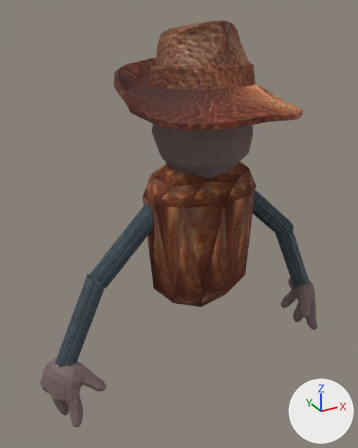
One commit to the OBJ model share/drunken/models/cowboy/cowboy.obj: the scene before it, then after it.
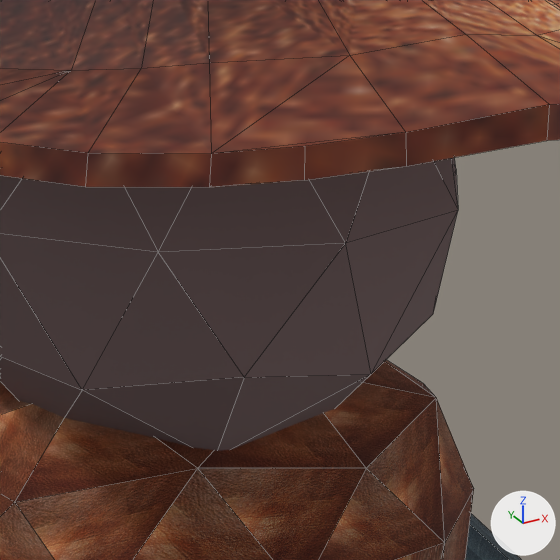
Each version appears first whole from a 50 mm camera at (-2.71, -4.17, 4.88) aimed at (-0.24, 0.31, 2.64), and next in a close-up on the part from 47% to 76% of the width and 21% to 44% of the height. The lights are fixed; the arrows at lower right show +X, +Y and +Z. The close-ups show mesh edges as thin lines. Where no turn or scale is listed for an object, it has been applied to the vertices. Vertices at the same position are counted once.

Objects in the first close-up: 'Body', 'Hat', 'Head', 'LeftUpperArm'.
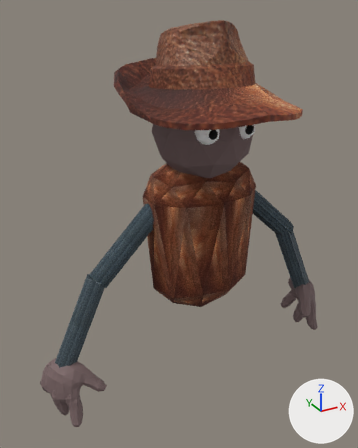
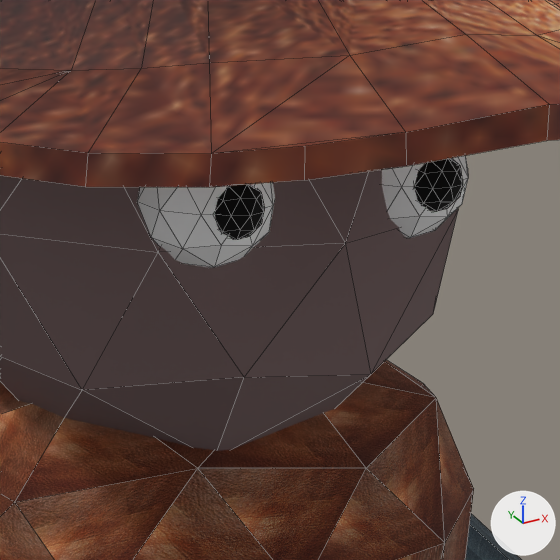
What the commit changed:
Picture 'pupil.png' (img_pupil_png) is new.
Picture 'white.png' (img_white_png) is new.
Material '_pupil.png' (mat_pupil_png) is new.
Its texture is img_pupil_png.
Its roughness is 1.0.
Material '_white.png' (mat_white_png) is new.
Its texture is img_white_png.
Its roughness is 1.0.
me_head is used by ob_head; location (0.0, 0.0, 0.0).
me_head had 42 vertices, 80 faces and spanned x -0.532..0.495, y -0.341..0.739, z 3.172..4.252.
me_head now has 210 vertices, 400 faces and spans x -0.532..0.495, y -0.375..0.739, z 3.172..4.252.
me_head part 1: a new loose piece, an icosphere of 80 faces spanning x 0.127..0.231, y -0.372..-0.262, z 3.738..3.848, in mat_pupil_png (picture img_pupil_png).
me_head part 2: a new loose piece, an icosphere of 80 faces spanning x 0.061..0.294, y -0.35..-0.105, z 3.67..3.916, in mat_white_png (picture img_white_png).
me_head part 3: a new loose piece, an icosphere of 80 faces spanning x -0.29..-0.186, y -0.375..-0.265, z 3.738..3.848, in mat_pupil_png (picture img_pupil_png).
me_head part 4: a new loose piece, an icosphere of 80 faces spanning x -0.355..-0.122, y -0.356..-0.111, z 3.67..3.916, in mat_white_png (picture img_white_png).
me_head part 5: 80 kept faces spanning x -0.532..0.495, y -0.341..0.739, z 3.172..4.252 get new texture (UV) coordinates.
me_head now uses material mat_pupil_png (picture img_pupil_png).
me_head now uses material mat_white_png (picture img_white_png).

Where the change shows, as pixel boxes (x1, y1, x2, y2) in the close-ups (560 x 560 px):
'Head', reshaped: before (0, 158, 458, 451); after (0, 155, 468, 451)
part 1 of me_head, added (black): after (414, 158, 463, 212)
part 2 of me_head, added: after (382, 155, 468, 238)
part 3 of me_head, added (black): after (215, 184, 265, 240)
part 4 of me_head, added: after (137, 182, 275, 268)
part 5 of me_head, surface changed: before (135, 158, 458, 292); after (135, 170, 458, 292)
